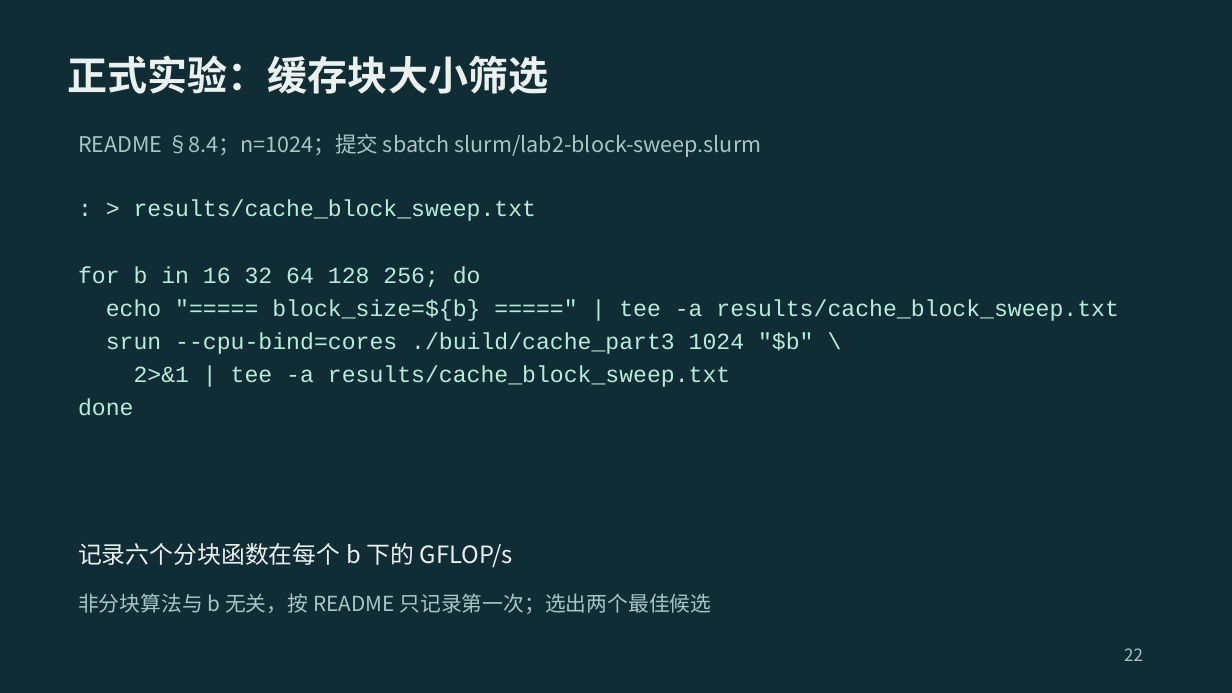
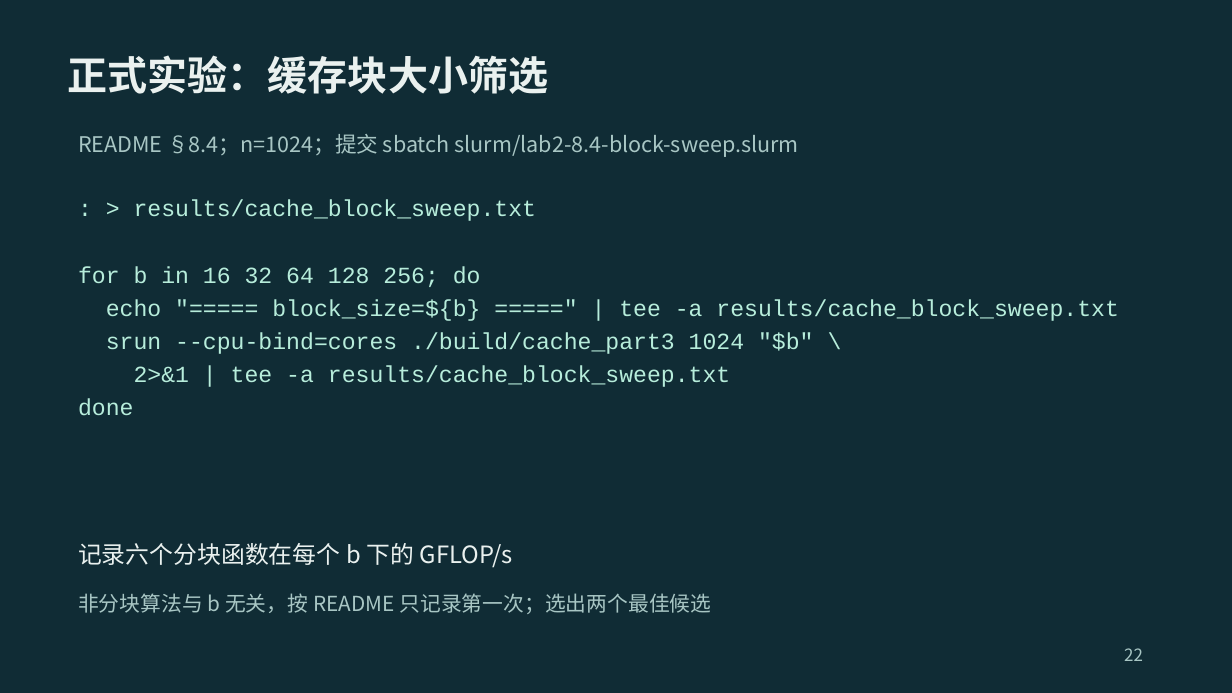
Before and after one commit to 2026-fall-calabs/calabs-2026-fall-starter, a slide deck: slide 22 of docs/交我算平台Lab运行指南-学生版.pptx. Drawn at 1232x693 pixels with LibreOffice and Linux fonts; fonts in the diff are those of the drawing. Boxes give left, top, right and bottom in pixels: in the first picture for what was removed or moved away, otherwise in the second. Text is boxed around its words. In the diff, an @@ line names an element or a change of style, - is before the commit and + after.

Commit message:
refactor: organize Slurm scripts by README section

```diff
--- a/docs/交我算平台Lab运行指南-学生版.pptx
+++ b/docs/交我算平台Lab运行指南-学生版.pptx
@@ text at (78,134,799,157): text changed @@
-README §8.4；n=1024；提交 sbatch slurm/lab2-block-sweep.slurm
+README §8.4；n=1024；提交 sbatch slurm/lab2-8.4-block-sweep.slurm
```
Also in this commit, not shown: 10 other slides changed, 12 other files.
